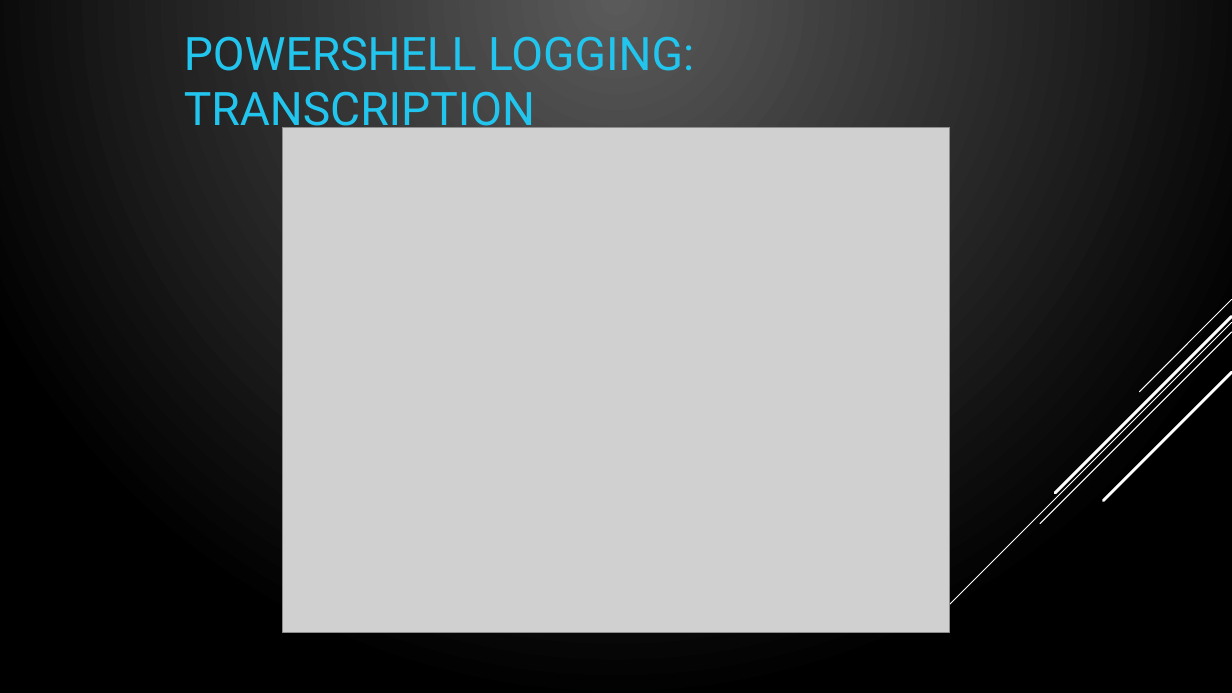
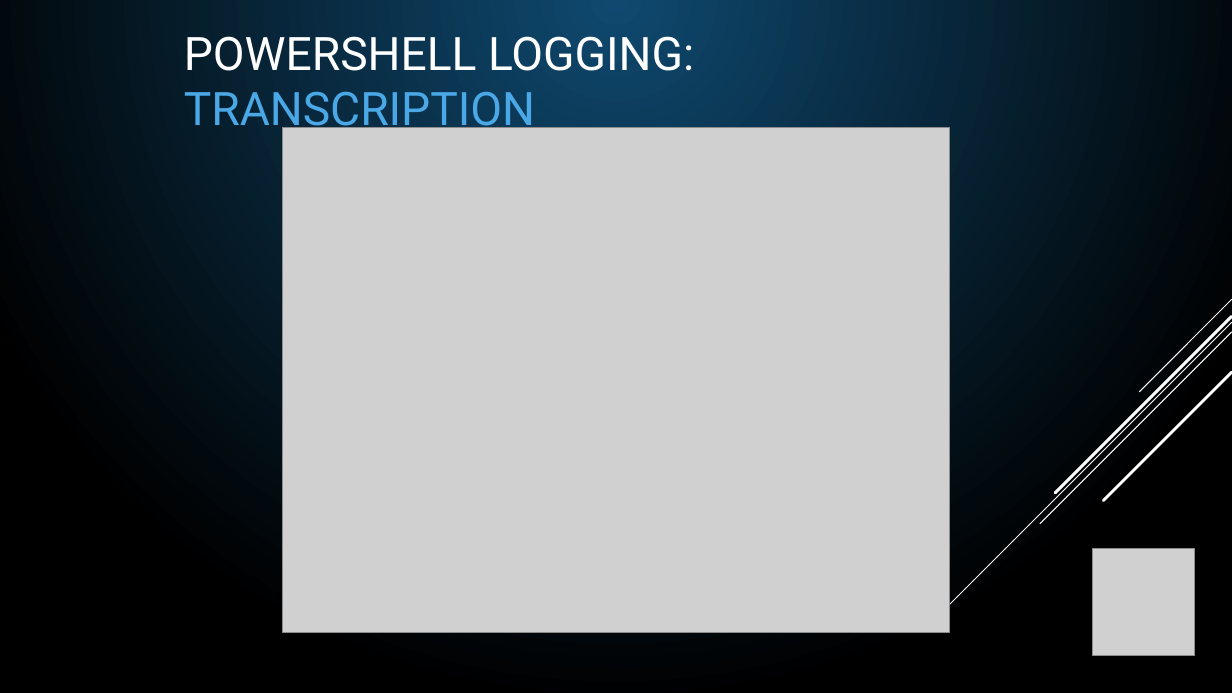
Before and after one commit to compwiz32/Presentations, a slide deck: slide 40 of 2019-08 PowerShell Chattanooga/PSRemoting - From 0 to Lockdown.pptx (slide 38 before the commit). Drawn at 1232x693 pixels with LibreOffice and Linux fonts; fonts in the diff are those of the drawing; grey boxes stand for pictures. Boxes give left, top, right and bottom in pixels: in the first picture for what was removed or moved away, otherwise in the second. Text is boxed around its words. In the diff, an @@ line names an element or a change of style, - is before the commit and + after.

Commit message:
change color theme and add PSSaturday Logos

```diff
--- a/2019-08 PowerShell Chattanooga/PSRemoting - From 0 to Lockdown.pptx
+++ b/2019-08 PowerShell Chattanooga/PSRemoting - From 0 to Lockdown.pptx
@@ background gradient #5B5B5B to #000000 to gradient #0F496F to #000000 @@
@@ title "POWERSHELL LOGGING: TRANSCRIPTION" at [184, 36, 694, 136]: text colour #22C5ED to #FFFFFF in "POWERSHELL LOGGING:"; text colour #22C5ED to #4AA8E7 in "TRANSCRIPTION" @@
@@ picture added at [1092, 549, 1195, 656] @@
```
Also in this commit, not shown: 40 other slides changed, 3 slides added, 1 slide removed.
